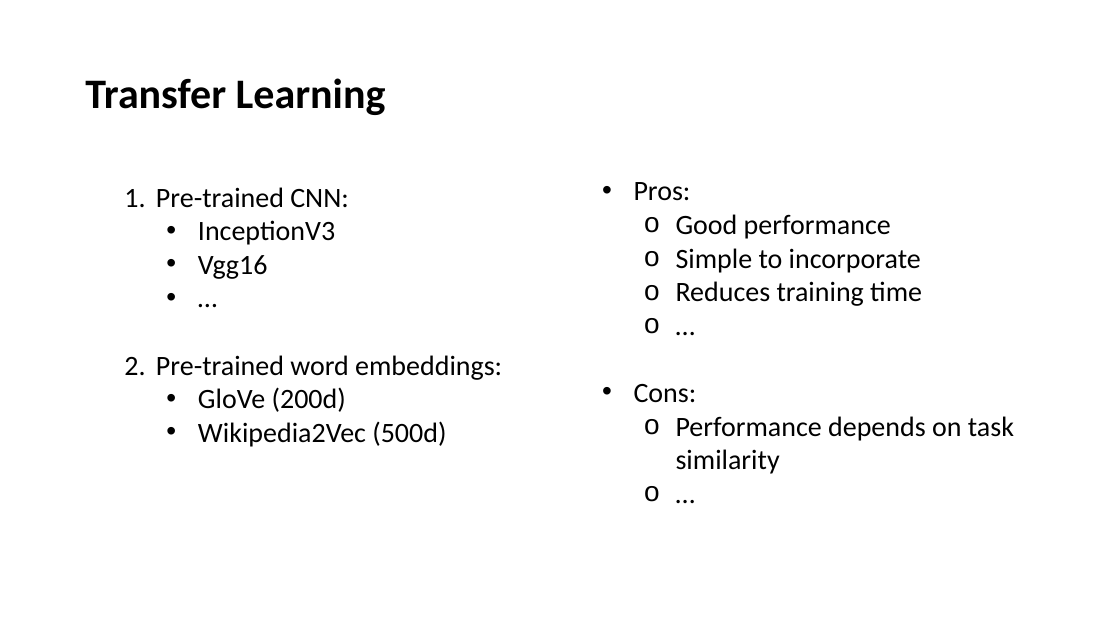
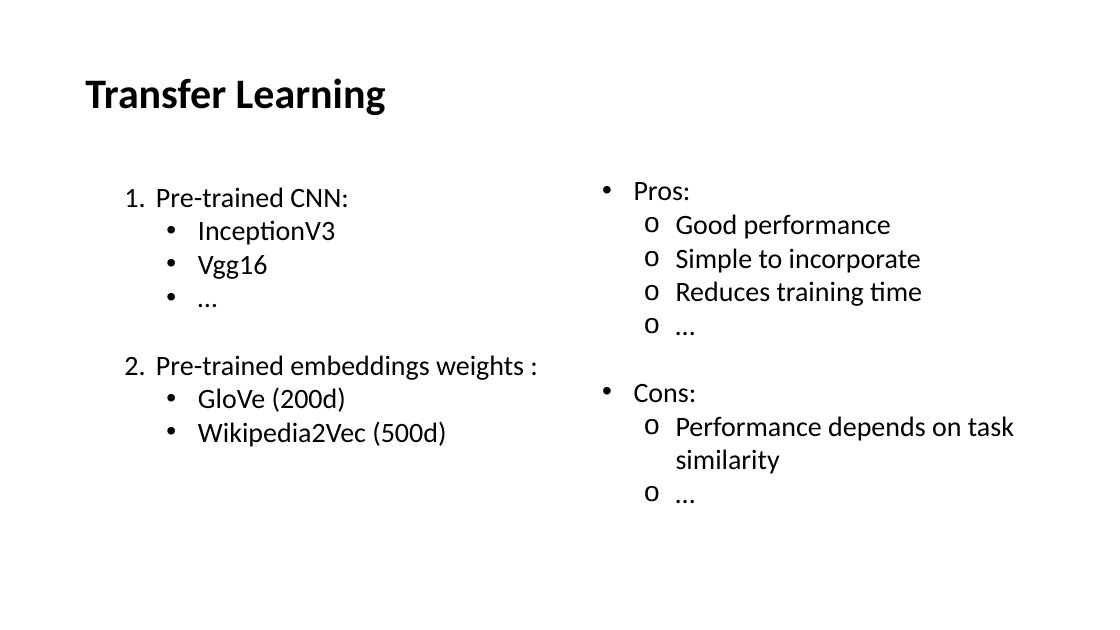
Before and after one commit to miketianchen/MDA_image_captioning, a slide deck: slide 5 of docs/fanli.pptx. Drawn at 1120x630 pixels with LibreOffice and Linux fonts; fonts in the diff are those of the drawing. Boxes give left, top, right and bottom in pixels: in the first picture for what was removed or moved away, otherwise in the second. Text is boxed around its words. In the diff, an @@ line names an element or a change of style, - is before the commit and + after.

```diff
--- a/docs/fanli.pptx
+++ b/docs/fanli.pptx
@@ text at (156, 355, 524, 380): text changed @@
-2. Pre-trained word embeddings:
+2. Pre-trained embeddings weights :
```
Also in this commit, not shown: 1 other slide changed, 1 slide added.
